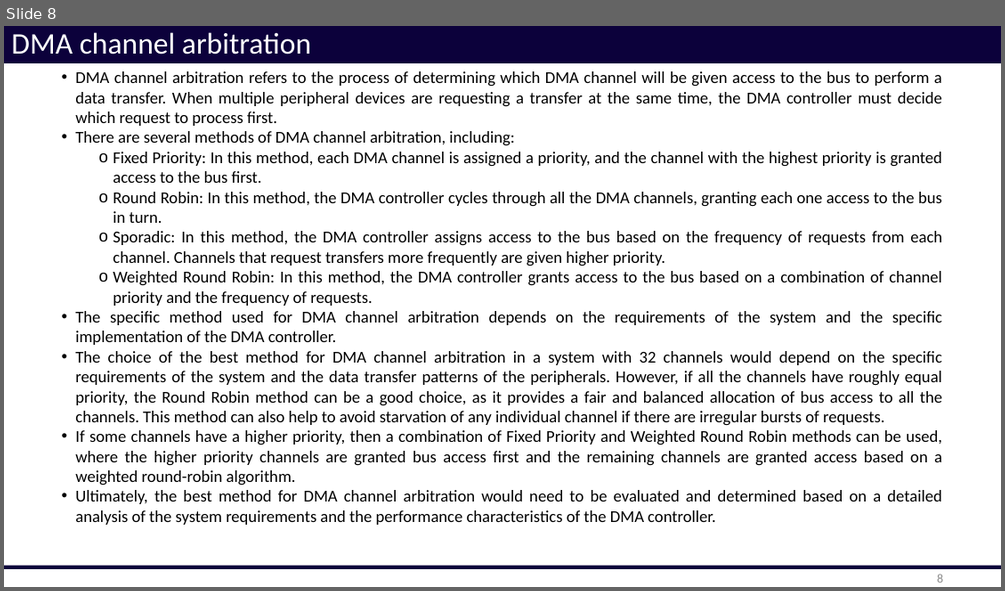
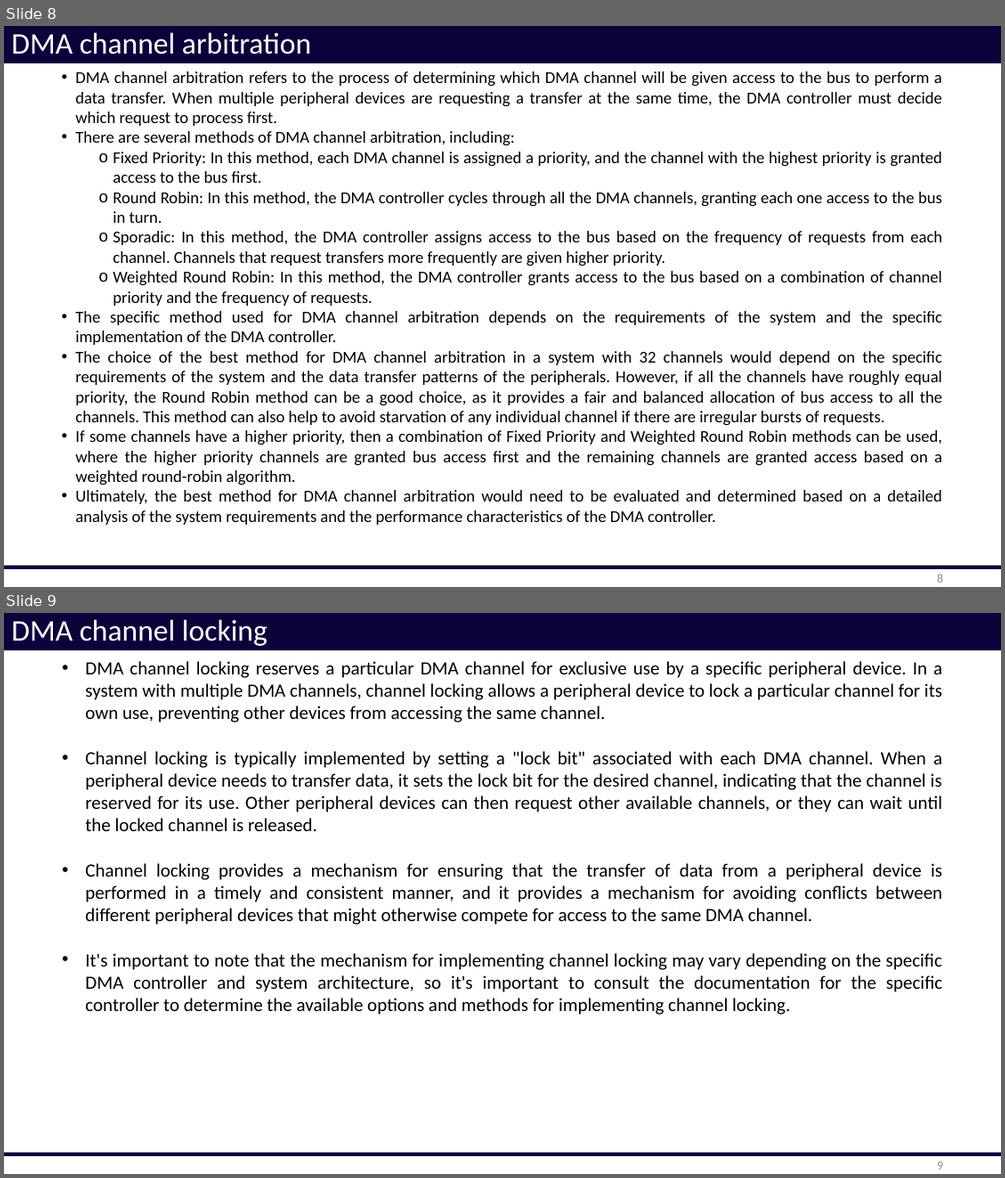
Before and after one commit to phuvg/dma_controller, a slide deck: theory/dma_controller.pptx. Shown one above the other, each under a label of ours: slide 8 before the commit, slides 8 and 9 after it. The pictures are 1005x591 and 1005x1178 pixels, drawn with LibreOffice and Linux fonts; fonts in the diff are those of the drawing. Boxes give left, top, right and bottom in pixels: in the first picture for what was removed or moved away, otherwise in the second. Text is boxed around its words. In the diff, an @@ line names an element or a change of style, - is before the commit and + after.

Commit message:
add channel disabling without data loss, channel locking, hold function, status indication outputs

```diff
--- a/theory/dma_controller.pptx
+++ b/theory/dma_controller.pptx
@@ slide 9 added at <box>4,613,1001,1174</box>, background #FFFFFF; not listed: 1 template element that a slide beside it also shows @@
@@ title added at <box>4,613,1001,650</box>, fill #0C013B, 28.8 pt, text #FFFFFF @@
+DMA channel locking
@@ text added at <box>85,661,942,1014</box>, 18 pt, text #000000 @@
+• DMA channel locking reserves a particular DMA channel for exclusive use by a specific peripheral device. In a system with multiple DMA channels, channel locking allows a peripheral device to lock a particular channel for its own use, preventing other devices from accessing the same channel.
+• Channel locking is typically implemented by setting a "lock bit" associated with each DMA channel. When a peripheral device needs to transfer data, it sets the lock bit for the desired channel, indicating that the channel is reserved for its use. Other peripheral devices can then request other available channels, or they can wait until the locked channel is released.
+• Channel locking provides a mechanism for ensuring that the transfer of data from a peripheral device is performed in a timely and consistent manner, and it provides a mechanism for avoiding conflicts between different peripheral devices that might otherwise compete for access to the same DMA channel.
+• It's important to note that the mechanism for implementing channel locking may vary depending on the specific DMA controller and system architecture, so it's important to consult the documentation for the specific controller to determine the available options and methods for implementing channel locking.
@@ page number added at <box>937,1161,943,1169</box>, 12 pt, text #8C8C8C @@
+9
```
Also in this commit, not shown: 3 slides changed, 3 other slides added.
